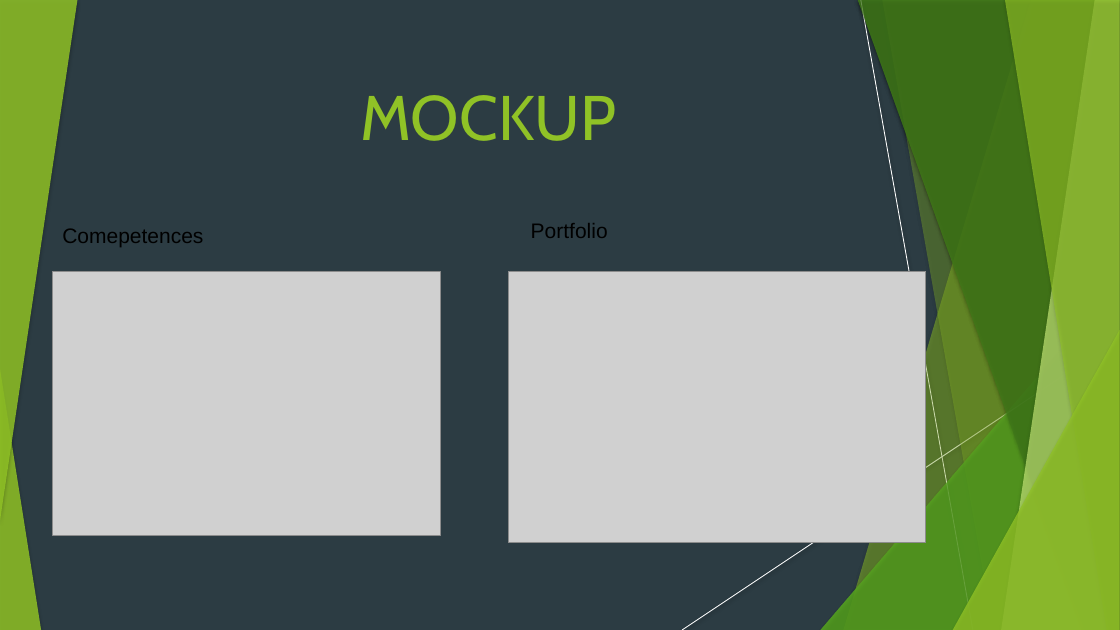
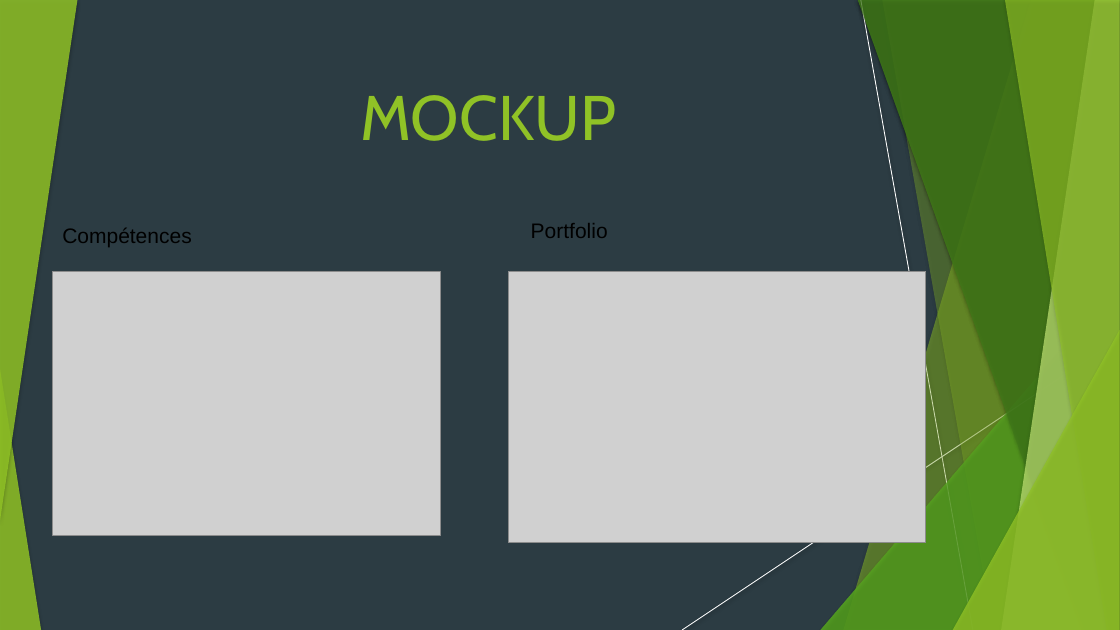
Before and after one commit to charifa93/Portfolio, a slide deck: slide 13 of documentation/Cahier de charges ok.pdf.pptm. Drawn at 1120x630 pixels with LibreOffice and Linux fonts; fonts in the diff are those of the drawing; grey boxes stand for pictures. Boxes give left, top, right and bottom in pixels: in the first picture for what was removed or moved away, otherwise in the second. Text is boxed around its words. In the diff, an @@ line names an element or a change of style, - is before the commit and + after.

```diff
--- a/documentation/Cahier de charges ok.pdf.pptm
+++ b/documentation/Cahier de charges ok.pdf.pptm
@@ text at bbox=[62, 228, 192, 247]: text changed @@
-Comepetences
+Compétences
```
Also in this commit, not shown: 4 other slides changed, 5 other files.
